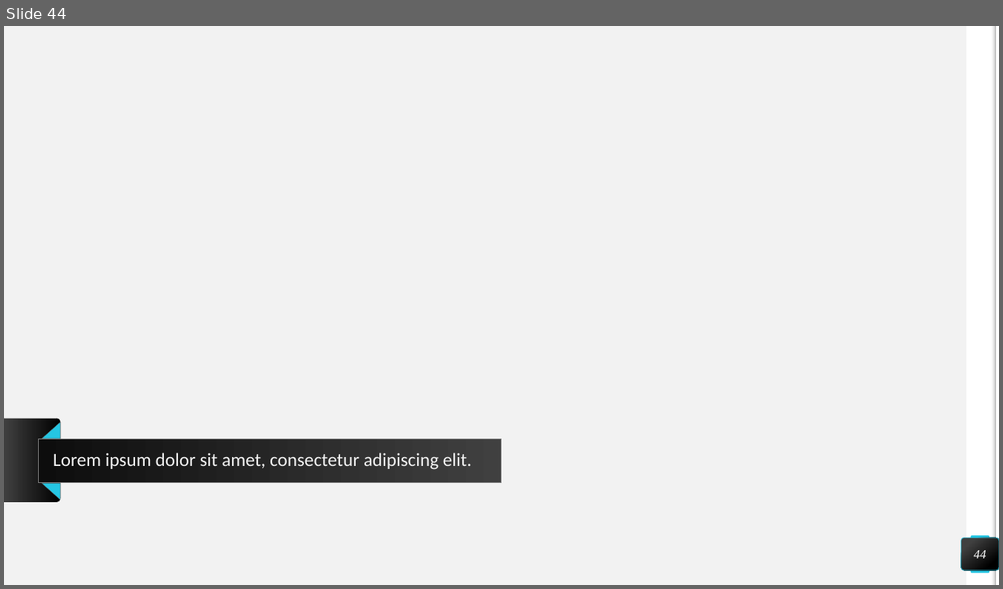
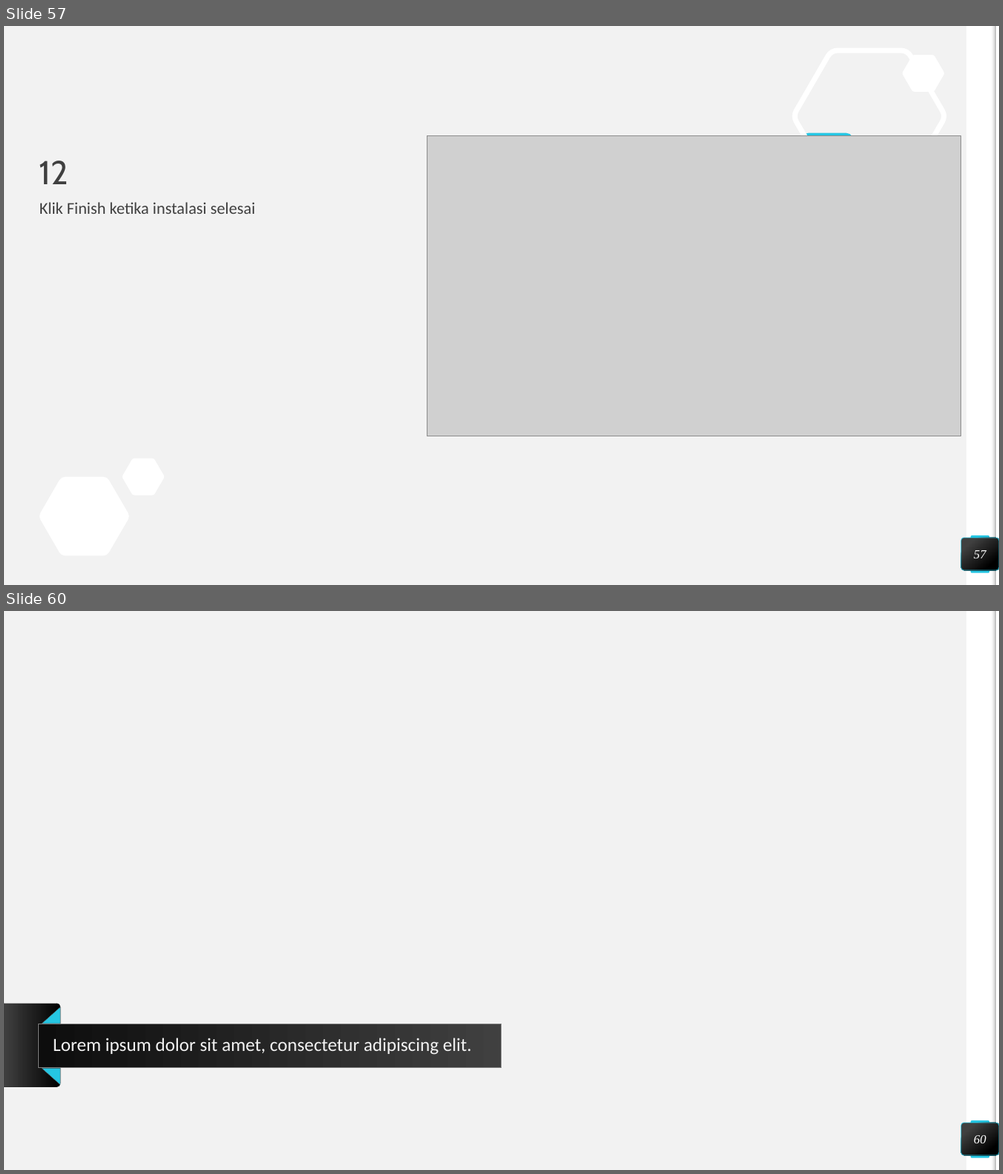
Before and after one commit to muammaradid/Pengantar-Deep-Learning, a slide deck: Tugas 1/54415319_Muammar Adid Prabowo_Tentang Python_4IA17.pptx. Shown one above the other, each under a label of ours: slide 44 before the commit, slides 57 and 60 after it; the slides between them are not shown. The pictures are 1003x589 and 1003x1174 pixels, drawn with LibreOffice and Linux fonts; fonts in the diff are those of the drawing; grey boxes stand for pictures; background and template pictures are left out. Boxes give left, top, right and bottom in pixels: in the first picture for what was removed or moved away, otherwise in the second. Text is boxed around its words. In the diff, an @@ line names an element or a change of style, - is before the commit and + after.

```diff
--- a/Tugas 1/54415319_Muammar Adid Prabowo_Tentang Python_4IA17.pptx
+++ b/Tugas 1/54415319_Muammar Adid Prabowo_Tentang Python_4IA17.pptx
@@ slide 57 added at <box>4,26,999,585</box>, background #F2F2F2; not listed: 4 template elements that a slide beside it also shows @@
@@ freeform shape added at <box>794,50,944,182</box>, outline #FFFFFF 5 pt @@
@@ freeform shape added at <box>902,55,944,92</box>, fill #FFFFFF @@
@@ picture added at <box>427,136,962,437</box> @@
@@ freeform shape added at <box>782,133,873,212</box>, fill #25C6E3 @@
@@ title added at <box>40,161,68,184</box>, 32 pt, text #404040 @@
+12
@@ text added at <box>40,202,256,214</box>, 16 pt, text #404040 @@
+Klik Finish ketika instalasi selesai
@@ freeform shape added at <box>122,459,165,495</box>, fill #FFFFFF @@
@@ freeform shape added at <box>39,477,129,557</box>, fill #FFFFFF @@
@@ page number added at <box>962,538,999,571</box>, fill gradient #404040 to #000000, outline #25C6E3 0.5 pt, 12 pt, text #FFFFFF, italic @@
+57
@@ what was slide 44 is now slide 60 @@
@@ page number at <box>973,1136,986,1144</box>: text changed @@
-44
+60
```
Also in this commit, not shown: 15 other slides added.
